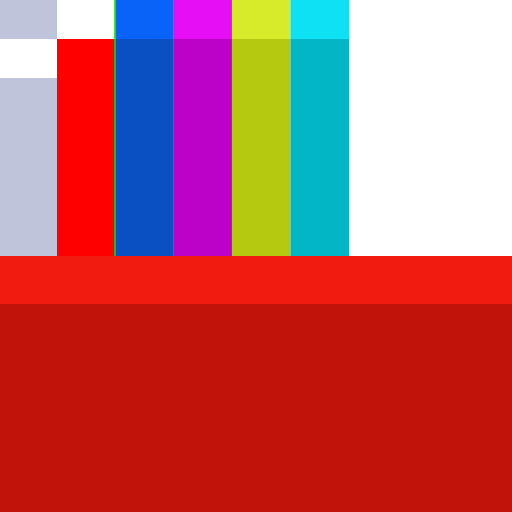
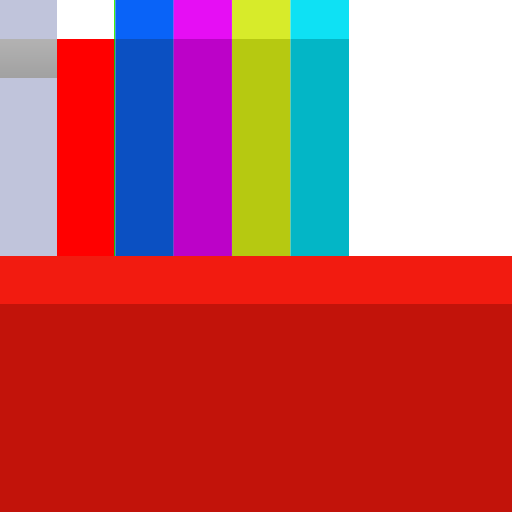
Layer changes from the first 512 x 512 image to the second:
masked "Прямоугольник 4 копия 2" over bbox(0, 39, 57, 78)
masked "Прямоугольник 4" over bbox(0, 39, 57, 78)
